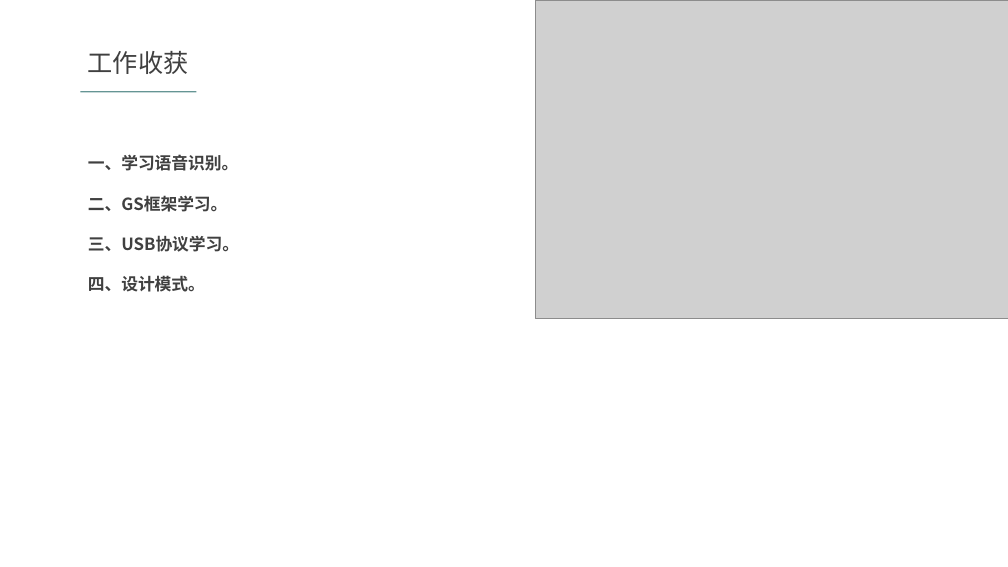
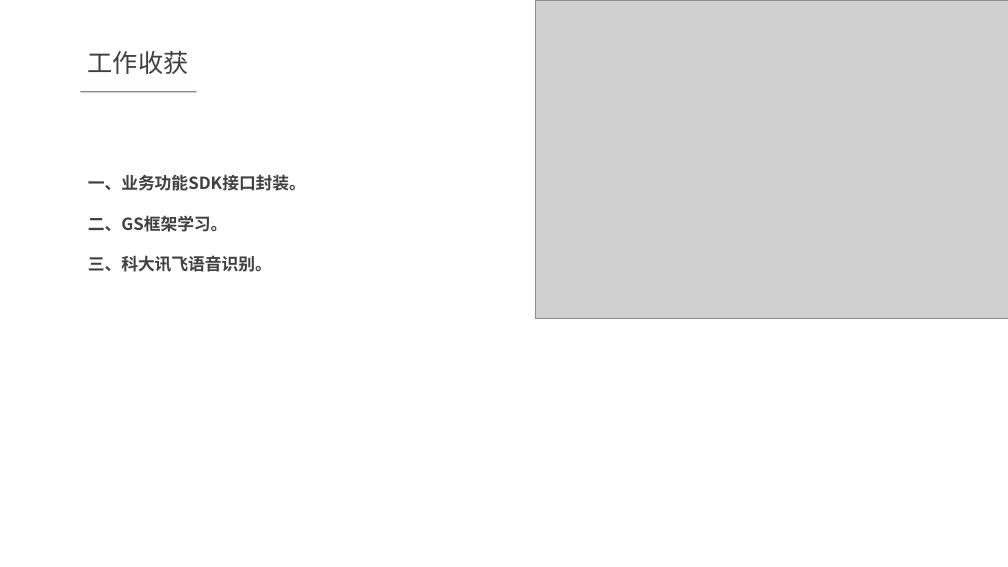
Before and after one commit to gs-wlzhou/FormalDefense, a slide deck: slide 12 of 转正答辩.pptx. Drawn at 1008x567 pixels with LibreOffice and Linux fonts; fonts in the diff are those of the drawing; grey boxes stand for pictures. Boxes give left, top, right and bottom in pixels: in the first picture for what was removed or moved away, otherwise in the second. Text is boxed around its words. In the diff, an @@ line names an element or a change of style, - is before the commit and + after.

```diff
--- a/转正答辩.pptx
+++ b/转正答辩.pptx
@@ text at box(88, 174, 306, 191): text changed @@
-一、学习语音识别。
+一、业务功能SDK接口封装。
@@ text at box(88, 255, 272, 272): text changed @@
-三、USB协议学习。
-四、设计模式。
+三、科大讯飞语音识别。
```
Also in this commit, not shown: 1 other slide changed, 4 slides added.
